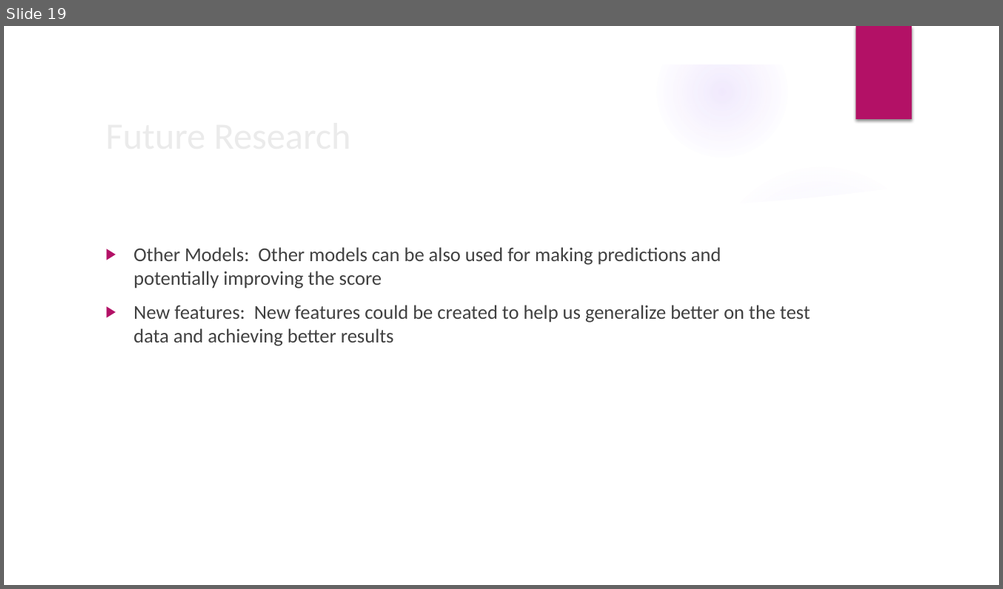
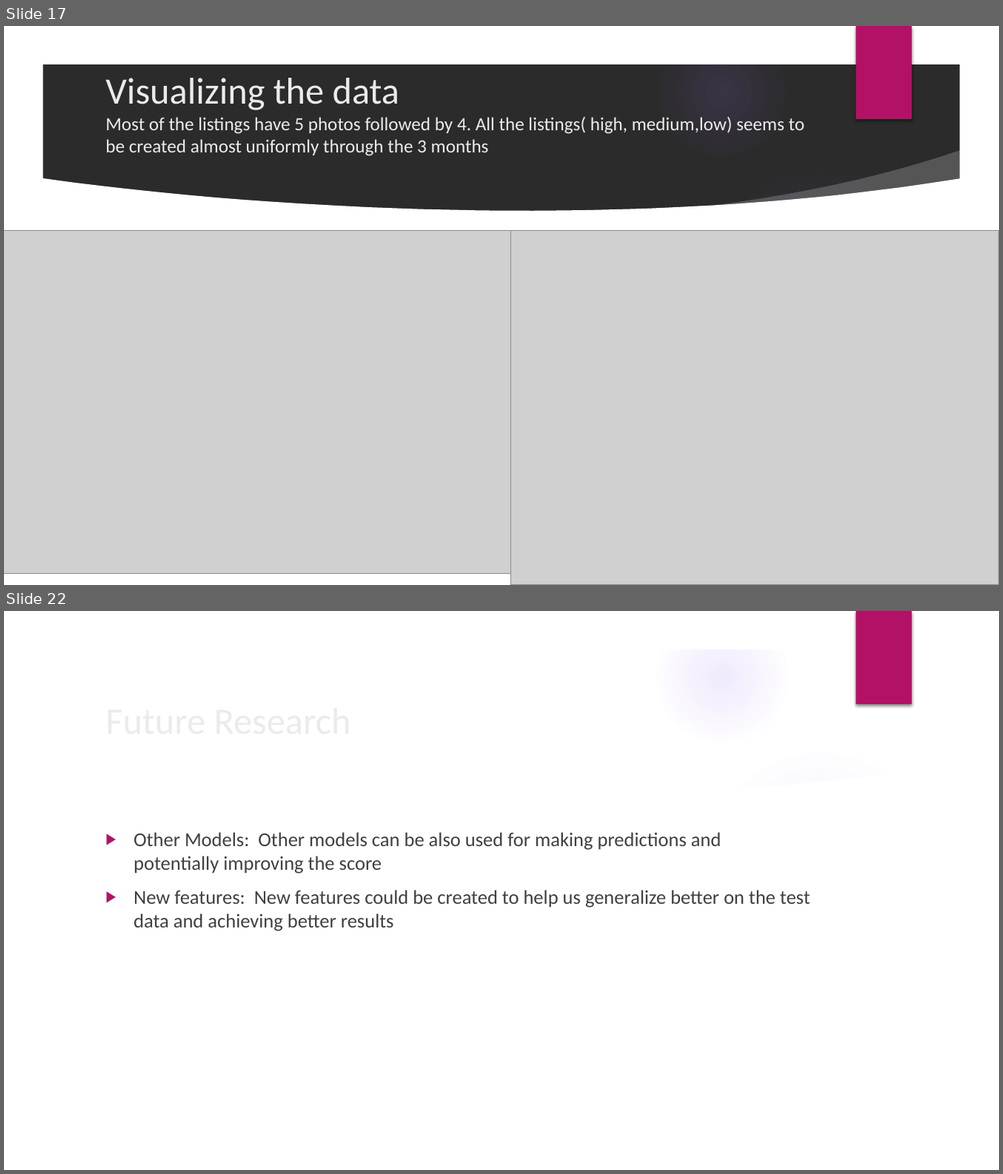
Before and after one commit to SidhantAB/Springboard-data-science-intensive-Capstone-project, a slide deck: Capstone Project Presentation.pptx. Shown one above the other, each under a label of ours: slide 19 before the commit, slides 17 and 22 after it; the slides between them are not shown. The pictures are 1003x589 and 1003x1174 pixels, drawn with LibreOffice and Linux fonts; fonts in the diff are those of the drawing; grey boxes stand for pictures; background and template pictures are left out; a plain dark background stands for a picture behind light text. Boxes give left, top, right and bottom in pixels: in the first picture for what was removed or moved away, otherwise in the second. Text is boxed around its words. In the diff, an @@ line names an element or a change of style, - is before the commit and + after.

```diff
--- a/Capstone Project Presentation.pptx
+++ b/Capstone Project Presentation.pptx
@@ slide 17 added at bbox=[4, 26, 999, 585], background picture (left out); not listed: 9 template elements that a slide beside it also shows @@
@@ title added at bbox=[105, 78, 804, 156], 18 pt, text #EBEBEB @@
+Visualizing the data
+Most of the listings have 5 photos followed by 4. All the listings( high, medium,low) seems to be created almost uniformly through the 3 months
@@ picture added at bbox=[4, 231, 511, 574] @@
@@ picture added at bbox=[511, 231, 999, 585] @@
@@ what was slide 19 is now slide 22 @@
```
Also in this commit, not shown: 13 slides changed, 6 other slides added, 4 slides removed.
